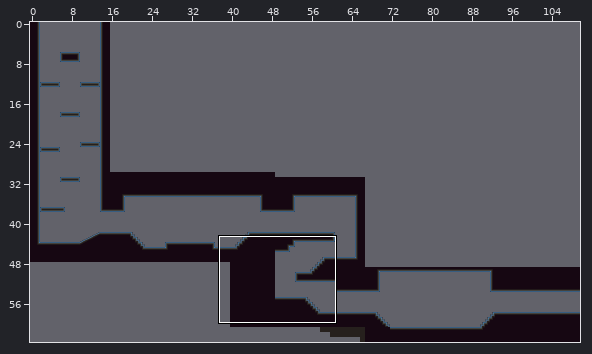
Tiled map (JSON) -- maps/spaceColony.json. Above, an overview of the earlier version with the close-up marked.
Close-up. Before the commit:
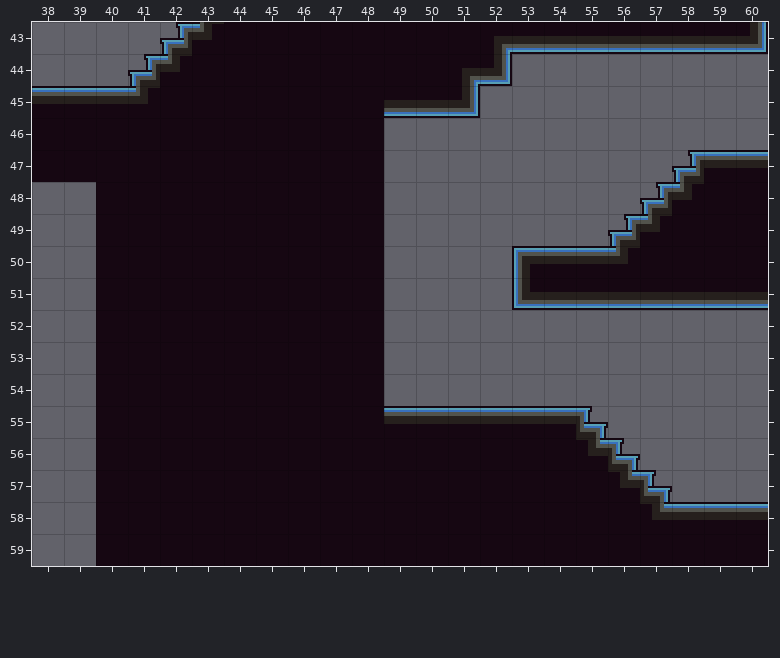
Cells are 16x16 px. Shown: x 38..60, y 43..59.
Now the later version:
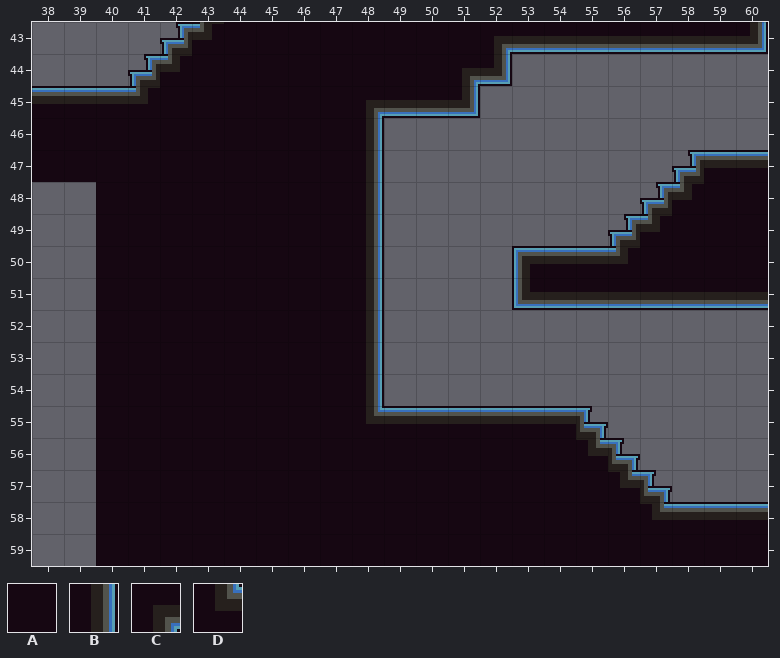
Key: from "blue-neon": A 17, B 18, C 64, D 80.
_ is an empty cell.
Edits made:
Layer "terrain":
Tile B replaces tile A in rows 46 to 54 at x 48.
Tile C replaces tile A in row 45 at x 48.
Tile D replaces tile A in row 55 at x 48.
